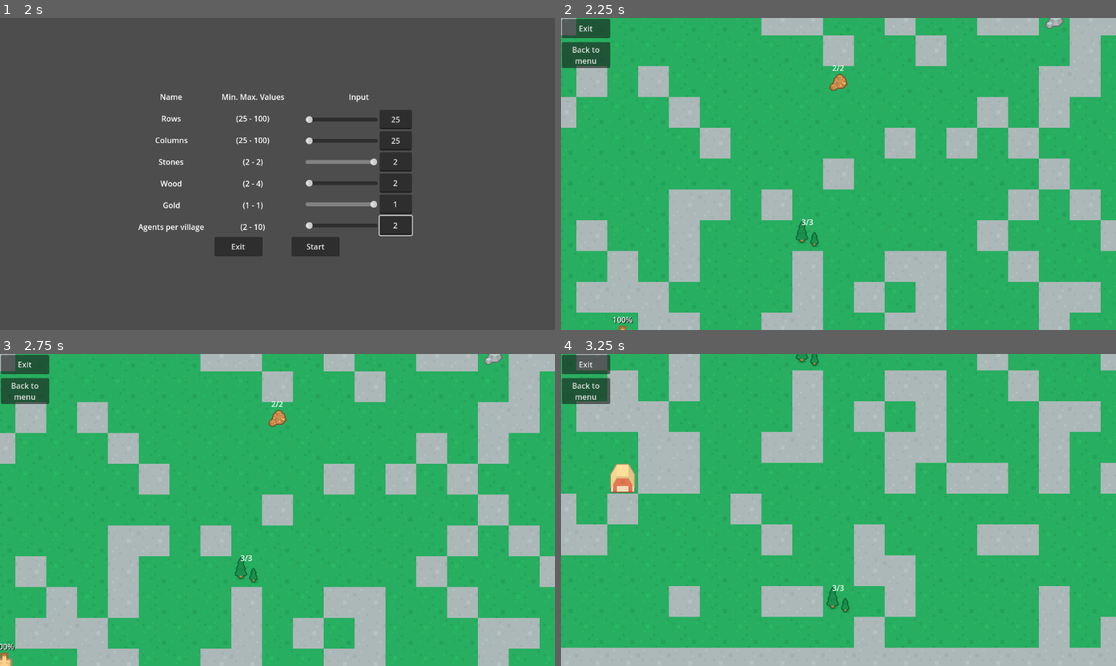
Above: before the commit, frames 1-4 (two rows, left to right).
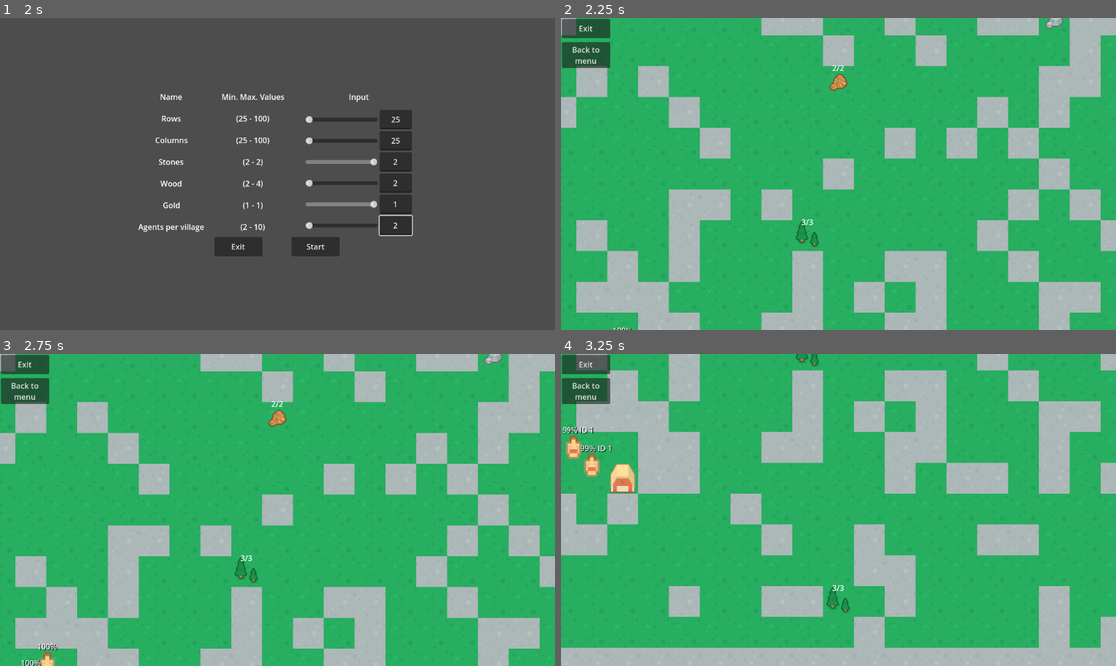
Above: after the commit, the same moments.

Repository: ApostolisSiampanis/intelligent-agents
Game: Godot game, scene res://scenes/input_screen.tscn
The game is run twice, just before and just after one commit, with the same random seed, the same clock (stepped at 60 frames per second) and the same inputs.
Inputs (mouse positions are in pixels of both pictures, inside the frame that each line leads up to):
- Up to frame 1 (2 s): click "Start" at 0.5 s; click "Back to menu" at 1.25 s
- Up to frame 2 (2.25 s): click "Start" at 2 s
- Up to frame 3 (2.75 s): no input
- Up to frame 4 (3.25 s): move the mouse to (960, 494) at 2.77 s; hold S (camera_move_down) from 2.78 s (still down)

Frame 1 is identical in both runs. In frame 2, less than 0.1% of the frame differs, in the area x 9-14%, y 95-100%; in frame 3, 0.3%; in frame 4, 0.5%, in the area x 0-10%, y 23-40%.
Error before the commit: Attempt to call function 'merge_knowledge' in base 'null instance' on a null instance. (res://scripts/agent.gd:390)
Error after the commit: Attempt to call function 'merge_knowledge' in base 'null instance' on a null instance. (res://scripts/agent.gd:391)

Commit message:
Update game manager reference
Co-Authored-By: Apostolis Siampanis <75365398+ApostolisSiampanis@users.noreply.github.com>

Diff:
--- a/scripts/agent.gd
+++ b/scripts/agent.gd
@@ -2,7 +2,7 @@
 
 
 @onready var label = $Label
-@onready var game_manager = %GameManager
+
 
 @export var id: int
 var available_for_knowledge_exchange := true
@@ -12,9 +12,10 @@
 var agent_knowledge_vers := {}
 var has_new_knowledge := true
 
-const SPEED: int = 300
+const SPEED: int = 150
 
 var timer: Timer
+var game_manager
 var tile_map: TileMap
 var energy := MAX_ENERGY_LEVEL
 const MAX_ENERGY_LEVEL := 100
--- a/scripts/map_generator.gd
+++ b/scripts/map_generator.gd
@@ -2,6 +2,7 @@
 
 
 @onready var timer = %Timer
+@onready var game_manager = %GameManager
 
 
 const AGENT = preload("res://scenes/agent.tscn")
@@ -163,10 +164,12 @@
 	"""
 		Initializes and positions an agent at the village with a reference to the tile map and timer.
 	"""
+	agent.id = agent_idx
 	agent.position = map_to_local(Vector2(village_coords.x, village_coords.y))
 	agent.tile_map = self
 	agent.get_child(agent_idx).visible = true
 	agent.timer = timer
+	agent.game_manager = game_manager
 	agent.z_index = 4
 	agent.chromosome = generate_random_chromosome(str(agent_idx)) # agent_idx can be used too for village bit
 	return agent
